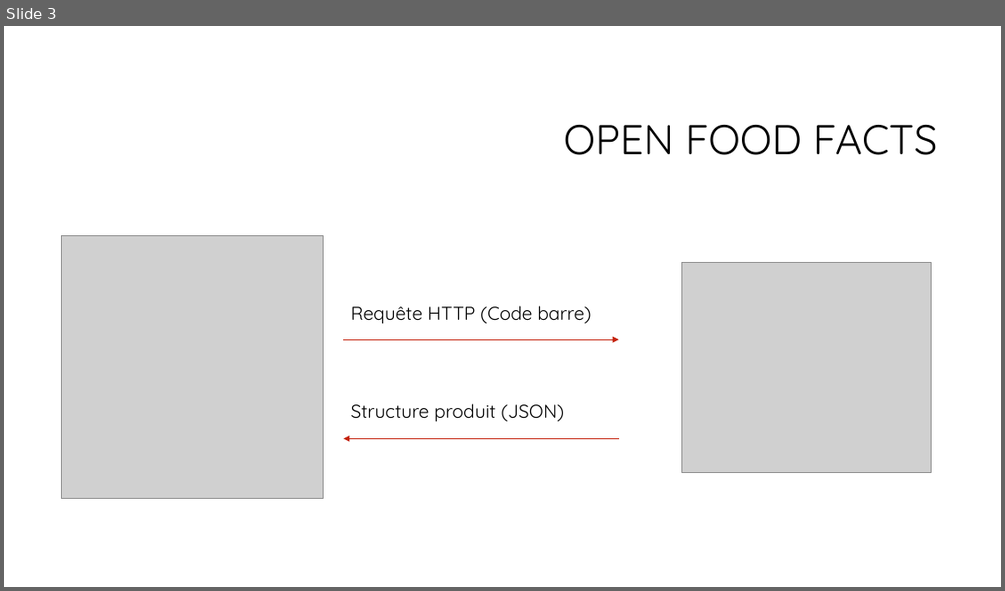
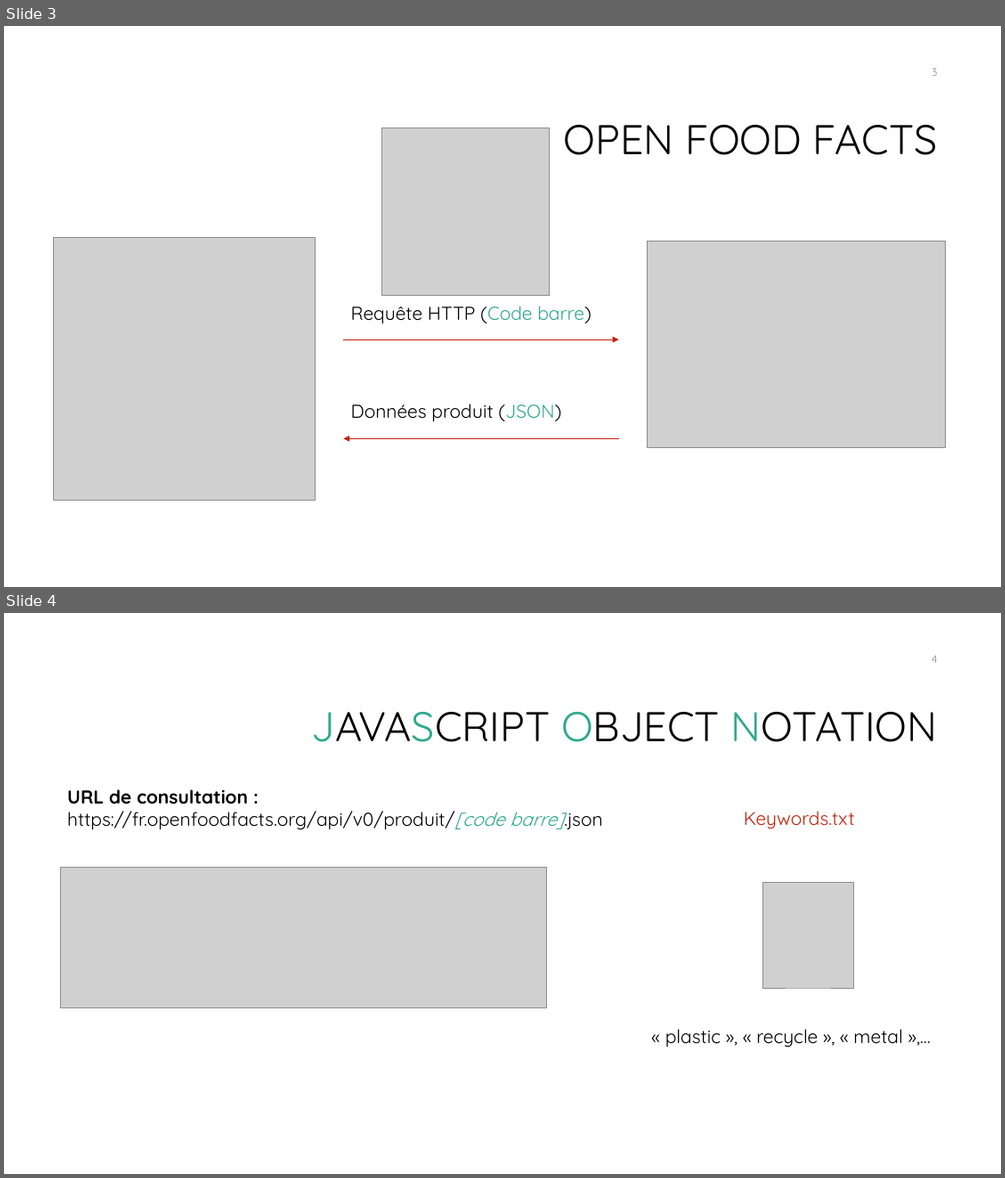
Before and after one commit to AlexFabre/Projet_RFID, a slide deck: 1-Documents/2-Delivrable/Poubelle_RFID_presentation.pptx. Shown one above the other, each under a label of ours: slide 3 before the commit, slides 3 and 4 after it. The pictures are 1005x591 and 1005x1178 pixels, drawn with LibreOffice and Linux fonts; fonts in the diff are those of the drawing; grey boxes stand for pictures; background and template pictures are left out. Boxes give left, top, right and bottom in pixels: in the first picture for what was removed or moved away, otherwise in the second. Text is boxed around its words. In the diff, an @@ line names an element or a change of style, - is before the commit and + after.

```diff
--- a/1-Documents/2-Delivrable/Poubelle_RFID_presentation.pptx
+++ b/1-Documents/2-Delivrable/Poubelle_RFID_presentation.pptx
@@ slide 4 added at [4, 613, 1001, 1174], background #FFFFFF @@
@@ page number added at [931, 655, 938, 663], 10.5 pt, text #8C8C8C @@
+4
@@ title added at [312, 712, 938, 742], 40 pt, text #000000 @@
+JAVASCRIPT OBJECT NOTATION
@@ text added at [67, 789, 602, 830], 18 pt, text #000000 @@
+URL de consultation : https://fr.openfoodfacts.org/api/v0/produit/[code barre].json
@@ text added at [744, 811, 855, 829], 18 pt, text #C4220D @@
+Keywords.txt
@@ picture added at [60, 868, 547, 1008] @@
@@ picture added at [763, 882, 853, 988] @@
@@ text added at [665, 1029, 902, 1047], 18 pt, text #000000 @@
+« plastic », « recycle », « metal »,…
@@ slide 3 changed as well @@
@@ page number added at [931, 68, 937, 76], 10.5 pt, text #8C8C8C @@
+3
@@ picture added at [382, 127, 550, 295] @@
@@ picture: place and size @@
-picture at [61, 236, 324, 499]
+picture at [53, 238, 316, 500]
@@ picture: place and size @@
-picture at [681, 263, 931, 473]
+picture at [647, 241, 946, 448]
@@ text "Requête HTTP (Code barre)" at [351, 305, 591, 323]: text colour #000000 to #2EA98F in "(Code barre)" @@
@@ text at [351, 403, 561, 421]: text changed @@
-Structure produit (JSON)
+Données produit (JSON)
```
Also in this commit, not shown: 2 other slides changed, 6 other slides added.
